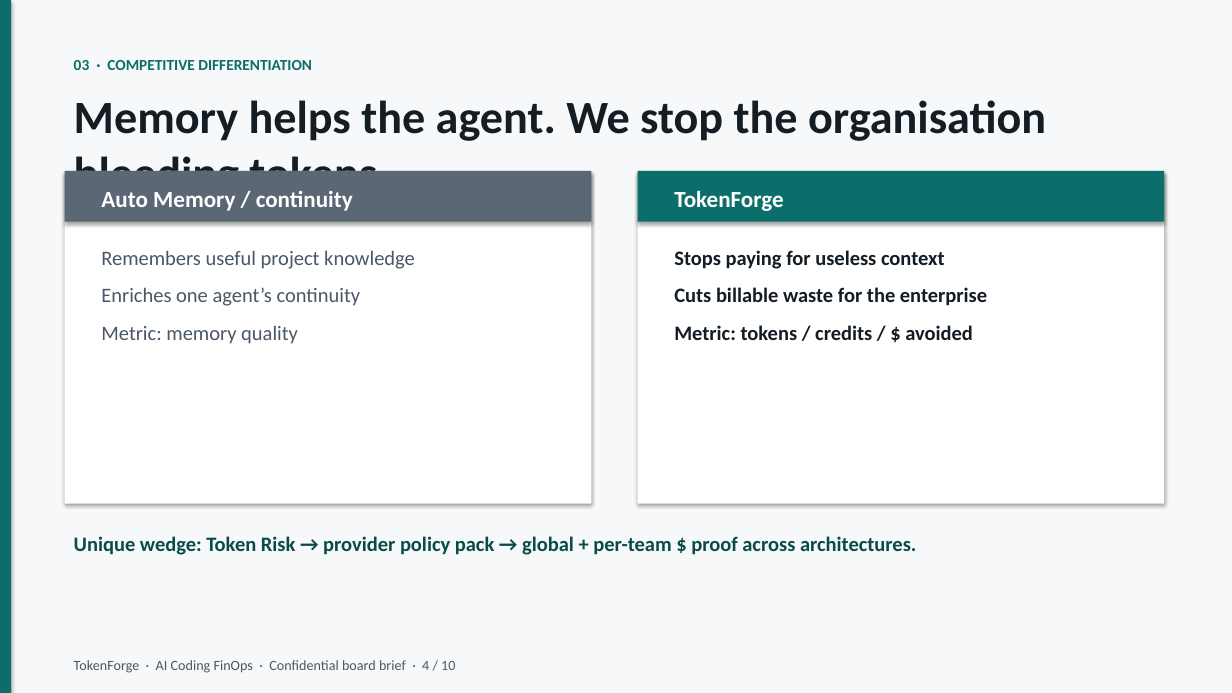
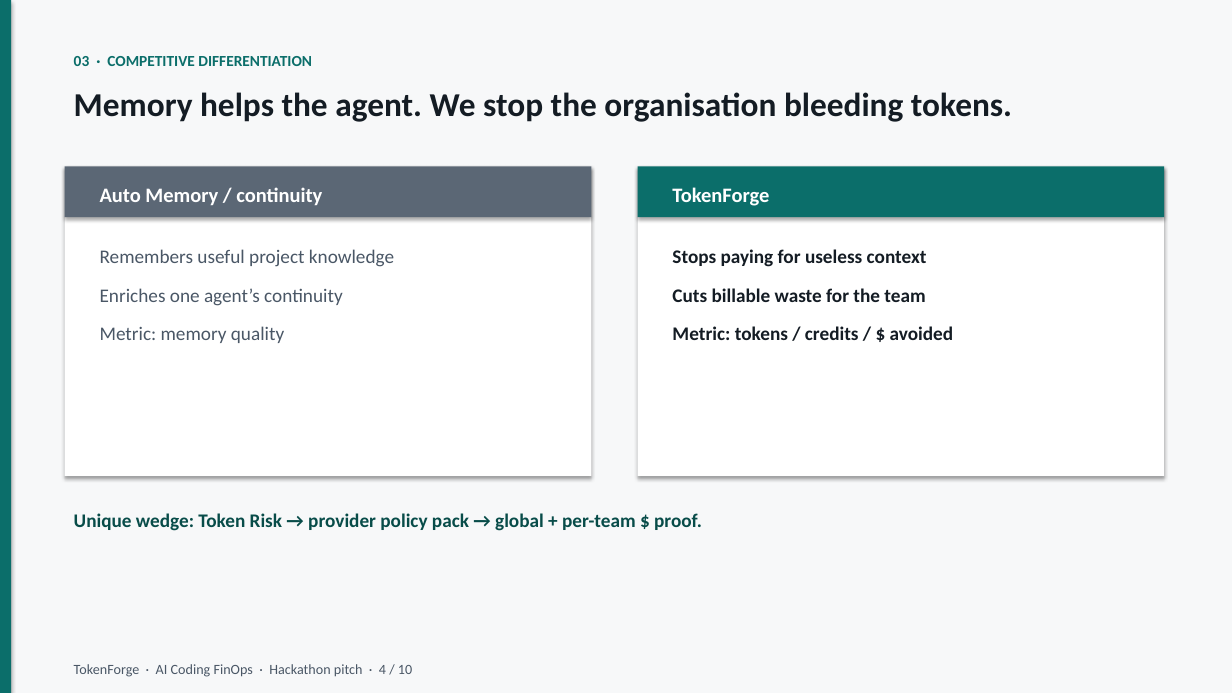
Before and after one commit to JordyNicholas/TokenForge, a slide deck: slide 4 of docs/pitch/TokenForge-Pitch.pptx. Drawn at 1232x693 pixels with LibreOffice and Linux fonts; fonts in the diff are those of the drawing. Boxes give left, top, right and bottom in pixels: in the first picture for what was removed or moved away, otherwise in the second. Text is boxed around its words. In the diff, an @@ line names an element or a change of style, - is before the commit and + after.

```diff
--- a/docs/pitch/TokenForge-Pitch.pptx
+++ b/docs/pitch/TokenForge-Pitch.pptx
@@ text "03 · COMPETITIVE DIFFERENTIATION": place and size @@
-text "03 · COMPETITIVE DIFFERENTIATION" at <box>74,60,312,70</box>
+text "03 · COMPETITIVE DIFFERENTIATION" at <box>74,56,312,66</box>
@@ text "Memory helps the agent. We ..." at <box>74,92,1012,122</box>: size 36 to 26 pt @@
@@ rectangle: place and size @@
-rectangle at <box>65,171,592,222</box>
+rectangle at <box>65,166,592,217</box>
@@ rectangle: place and size @@
-rectangle at <box>65,171,592,504</box>
+rectangle at <box>65,166,592,476</box>
@@ text "Auto Memory / continuity" at <box>100,187,322,205</box>: size 18 to 16 pt @@
@@ rectangle: place and size @@
-rectangle at <box>638,171,1165,222</box>
+rectangle at <box>638,166,1165,217</box>
@@ rectangle: place and size @@
-rectangle at <box>638,171,1165,504</box>
+rectangle at <box>638,166,1165,476</box>
@@ text "TokenForge" at <box>672,187,769,206</box>: size 18 to 16 pt @@
@@ text "Remembers useful project knowledge" at <box>100,249,394,343</box>: size 16 to 15 pt; more space between paragraphs @@
@@ text at <box>672,249,954,340</box>: size 16 to 15 pt in "Stops paying for useless context", "Metric: tokens / credits / $ avoided"; more space between paragraphs @@
@@ text at <box>672,288,925,302</box>: text changed; size 16 to 15 pt @@
-Cuts billable waste for the enterprise
+Cuts billable waste for the team
@@ text at <box>74,513,702,531</box>: text changed; size 16 to 15 pt @@
-Unique wedge: Token Risk → provider policy pack → global + per-team $ proof across architectures.
+Unique wedge: Token Risk → provider policy pack → global + per-team $ proof.
@@ text at <box>74,664,412,677</box>: text changed @@
-TokenForge · AI Coding FinOps · Confidential board brief · 4 / 10
+TokenForge · AI Coding FinOps · Hackathon pitch · 4 / 10
```
Also in this commit, not shown: 9 other slides changed, 2 other files.
